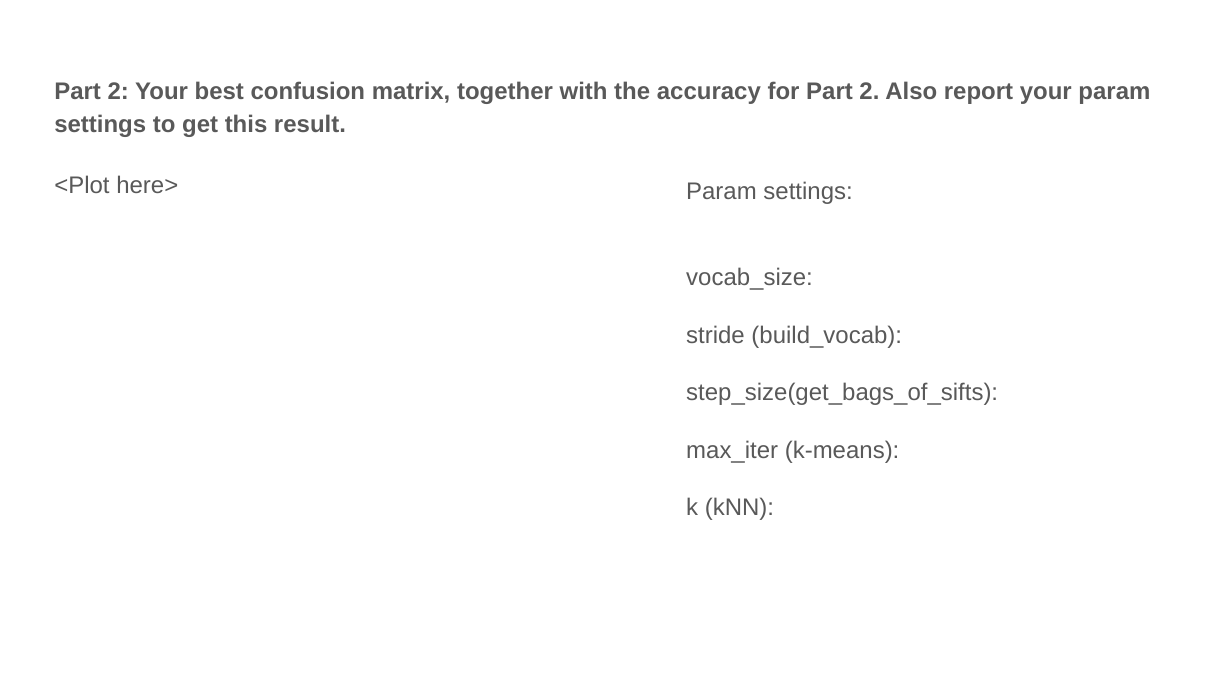
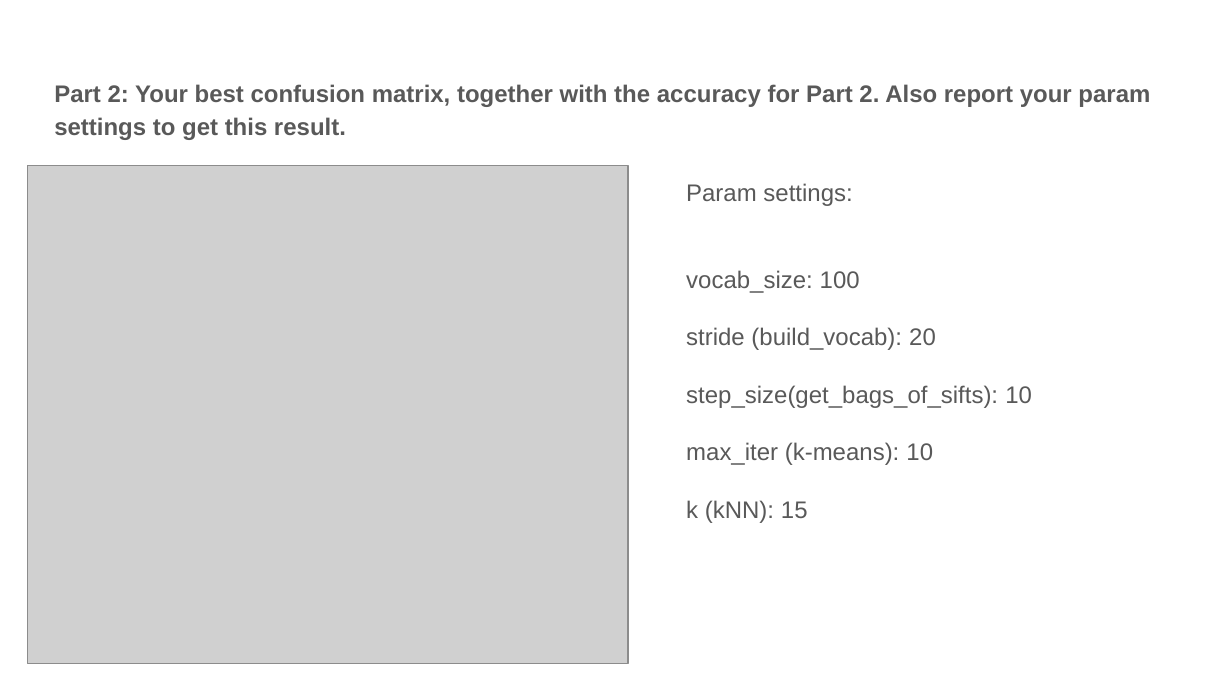
Before and after one commit to jielyugt/scene_recognition, a slide deck: slide 6 of proj5_template.pptx (slide 5 before the commit). Drawn at 1232x693 pixels with LibreOffice and Linux fonts; fonts in the diff are those of the drawing; grey boxes stand for pictures. Boxes give left, top, right and bottom in pixels: in the first picture for what was removed or moved away, otherwise in the second. Text is boxed around its words. In the diff, an @@ line names an element or a change of style, - is before the commit and + after.

```diff
--- a/proj5_template.pptx
+++ b/proj5_template.pptx
@@ picture added at [27, 165, 628, 663] @@
@@ text at [54, 175, 178, 193]: paragraph removed @@
-<Plot here>
@@ text at [686, 270, 1032, 523]: text changed @@
-vocab_size:
-stride (build_vocab):
-step_size(get_bags_of_sifts):
-max_iter (k-means):
-k (kNN):
+vocab_size: 100
+stride (build_vocab): 20
+step_size(get_bags_of_sifts): 10
+max_iter (k-means): 10
+k (kNN): 15
```
Also in this commit, not shown: 5 other slides changed, 1 other file.
